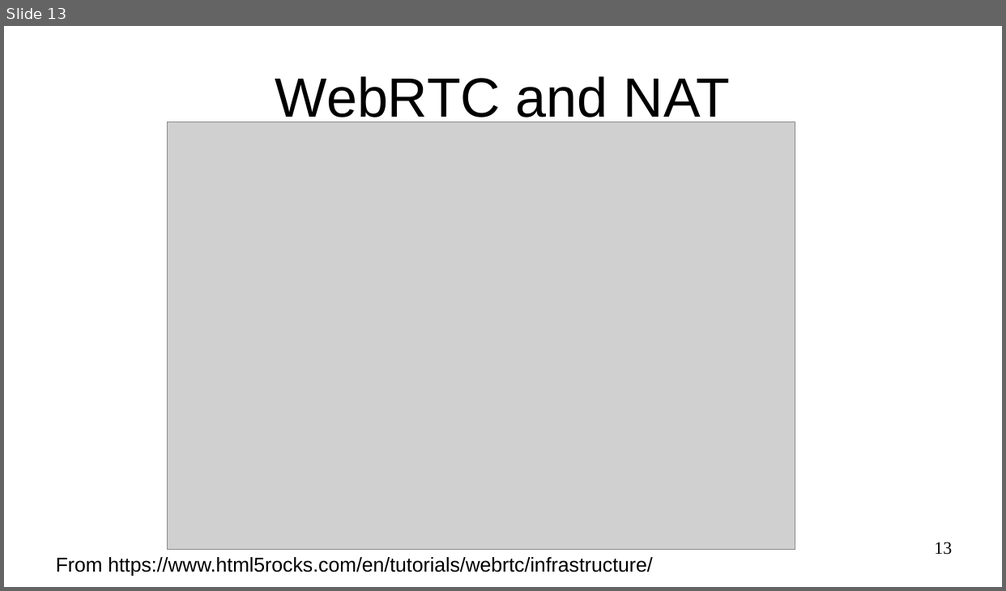
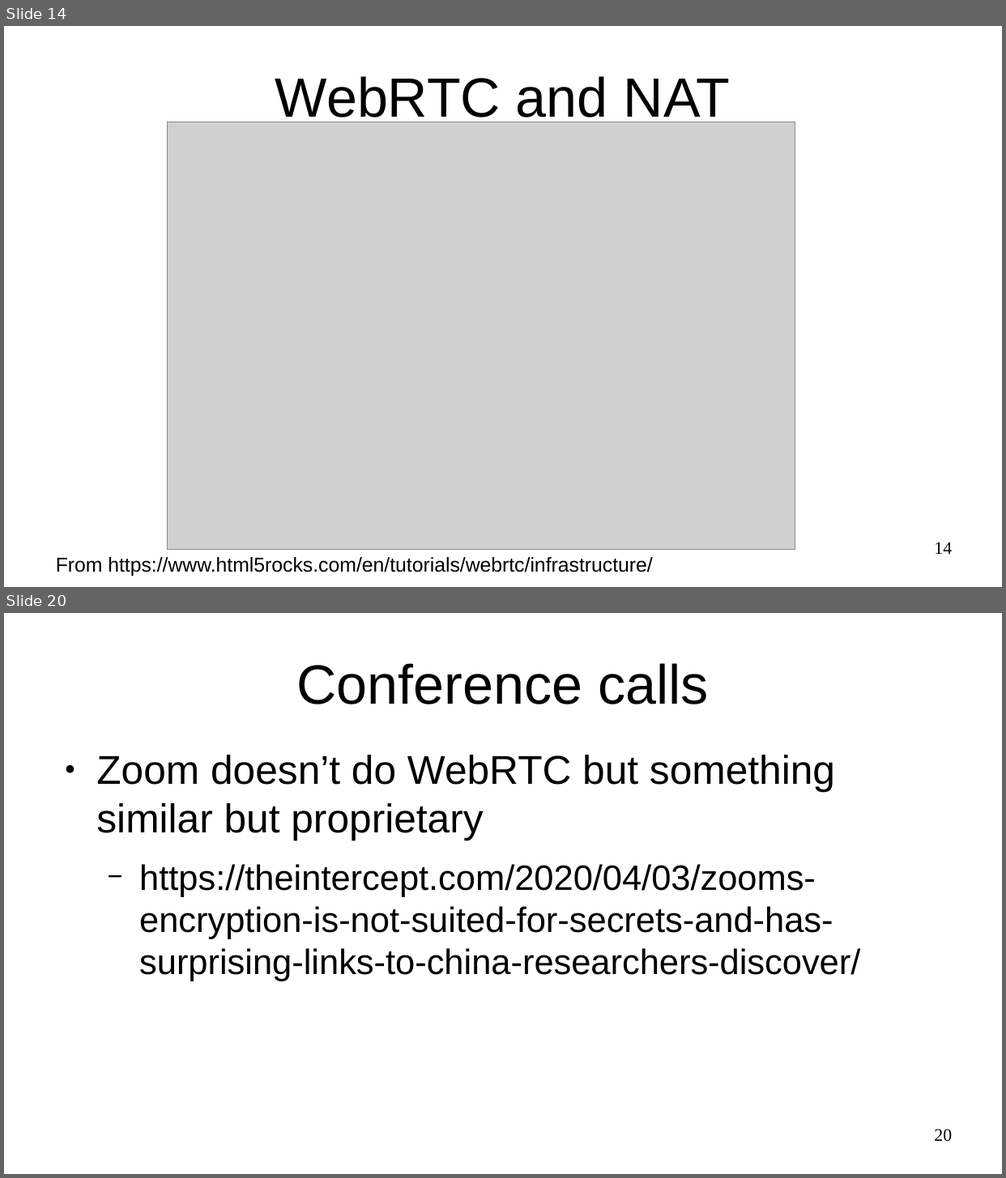
Before and after one commit to sftcd/cs7053, a slide deck: 2016lectures/12-webrtc.odp. Shown one above the other, each under a label of ours: slide 13 before the commit, slides 14 and 20 after it; the slides between them are not shown. The pictures are 1006x591 and 1006x1178 pixels, drawn with LibreOffice and Linux fonts; fonts in the diff are those of the drawing; grey boxes stand for pictures. Boxes give left, top, right and bottom in pixels: in the first picture for what was removed or moved away, otherwise in the second. Text is boxed around its words. In the diff, an @@ line names an element or a change of style, - is before the commit and + after.

```diff
--- a/2016lectures/12-webrtc.odp
+++ b/2016lectures/12-webrtc.odp
@@ slide 20 added at [4,613,1002,1174], background #FFFFFF @@
@@ title added at [296,663,709,705], 44 pt, text #000000 @@
+Conference calls
@@ text added at [96,755,860,982], 28 pt, text #000000 @@
+● Zoom doesn’t do WebRTC but something similar but proprietary
+  − https://theintercept.com/2020/04/03/zooms-encryption-is-not-suited-for-secrets-and-has-surprising-links-to-china-researchers-discover/
@@ page number added at [934,1129,952,1142], 14 pt, text #000000 @@
+20
@@ what was slide 13 is now slide 14 @@
@@ page number at [934,542,952,554]: text changed @@
-13
+14
```
Also in this commit, not shown: 3 slides changed, 5 other slides added, 1 other file.
